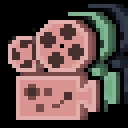
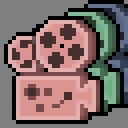
Layers edited between the first and the second 128 x 128 image:
painted on "Group 1 copy" over [8, 20, 96, 72]
painted on "Group 1 copy 3" over [28, 12, 116, 64]
painted on "Group 1 copy 4" over [48, 4, 124, 56]
showed "Layer 2" over [0, 0, 128, 128]
hid "Background" over [0, 0, 128, 128]
